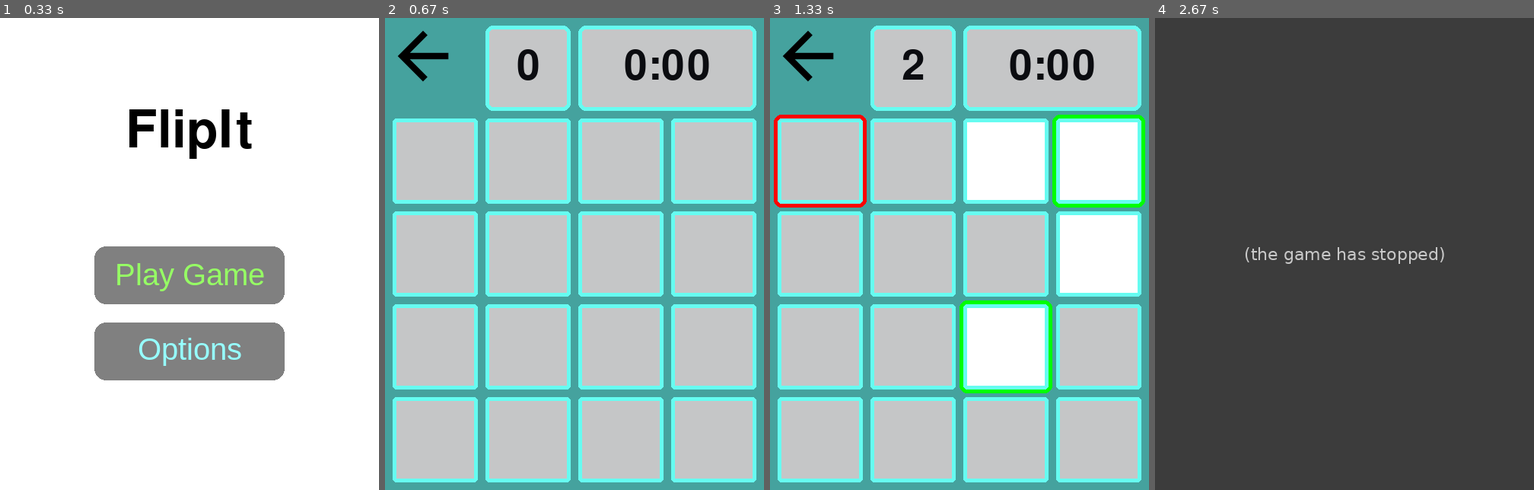
Above: before the commit, frames 1-4 (left to right).
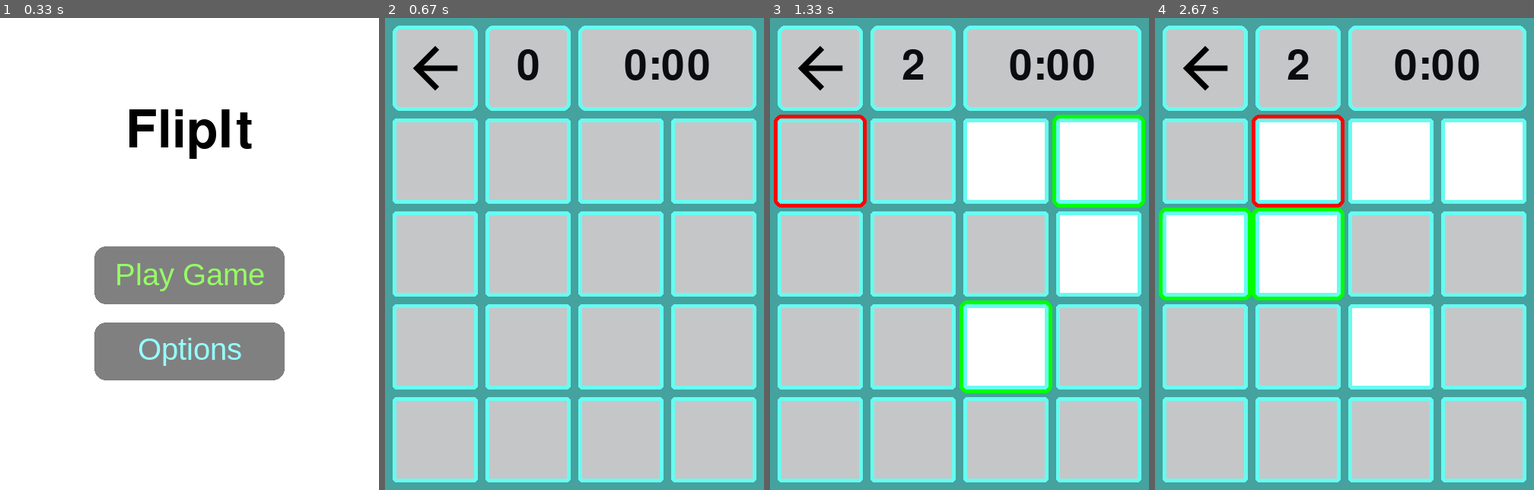
Above: after the commit, the same moments.

Repository: 03kkim/FlipIt
Game: pygame game, started from main.py
Two runs of this game, one before a commit and one after it. Both use one fixed random seed, a clock stepped at 60 frames per second and the inputs below.
Inputs (mouse positions are in pixels of both pictures, inside the frame that each line leads up to):
- Up to frame 1 (0.33 s): no input
- Up to frame 2 (0.67 s): click (574, 254) at 0.38 s
- Up to frame 3 (1.33 s): click (997, 357) at 0.72 s; click (842, 183) at 1.05 s
- Up to frame 4 (2.67 s): click (1245, 79) at 1.38 s; click "Play Game" at 1.72 s; click (1325, 376) at 2.05 s; click (1333, 173) at 2.38 s

Frame 1 is identical in both runs. In frame 2, 4.0% of the frame differs, in the area x 2-25%, y 1-20%; in frame 3, 4.0%; in frame 4, 100%, in the area x 0-100%, y 0-100%.
Error before the commit: KeyError: -4 (board.py line 100); the game stopped at 1.38 s (later frames are placeholders)

Commit message:
Add back button functionality

Diff:
--- a/main.py
+++ b/main.py
@@ -90,7 +90,11 @@
                 # Change the x/y screen coordinates to grid coordinates
                 column = pos[0] // (width + margin)
                 row = (pos[1] - offset) // (width + margin)
-                # Set that location to one
+                real_row = (pos[1]) // (width + margin)
+                if (real_row == 0 and column == 0):
+                    done = True
+                    main_menu()
+
                 board.switch(board.coords_to_id(row, column))
                 turn += 1
                 print("Click ", pos, "Grid coordinates: ", row, column)
@@ -121,16 +125,21 @@
 
         # --- Screen-clearing code goes here
         screen.fill(c1)
-        background = pygame.Surface((width, height))
+
+
+        # If you want a background image, replace this clear with blit'ing the
+        # background image.
+
+
+        # --- Drawing code should go here
+        pygame.draw.rect(screen, c3, (10, 10, width, height), border_radius=10)
+        pygame.draw.rect(screen, c2, (10, 10, width, height), 5, border_radius=10)
+
         back_arrow = pygame.image.load("./sprites/back_arrow.svg")
         arrow_rect = back_arrow.get_rect()
-
-        # If you want a background image, replace this clear with blit'ing the
-        # background image.
-
-
-        # --- Drawing code should go here
-        screen.blit(back_arrow, arrow_rect)
+        screen.blit(back_arrow, (22, 22), arrow_rect)
+
+
         turn_font = pygame.font.SysFont("Montserrat", 80)
         if (turn>=10):
             turn_font = pygame.font.SysFont("Montserrat", 70)
Not shown, changed: sprites/back_arrow.svg
